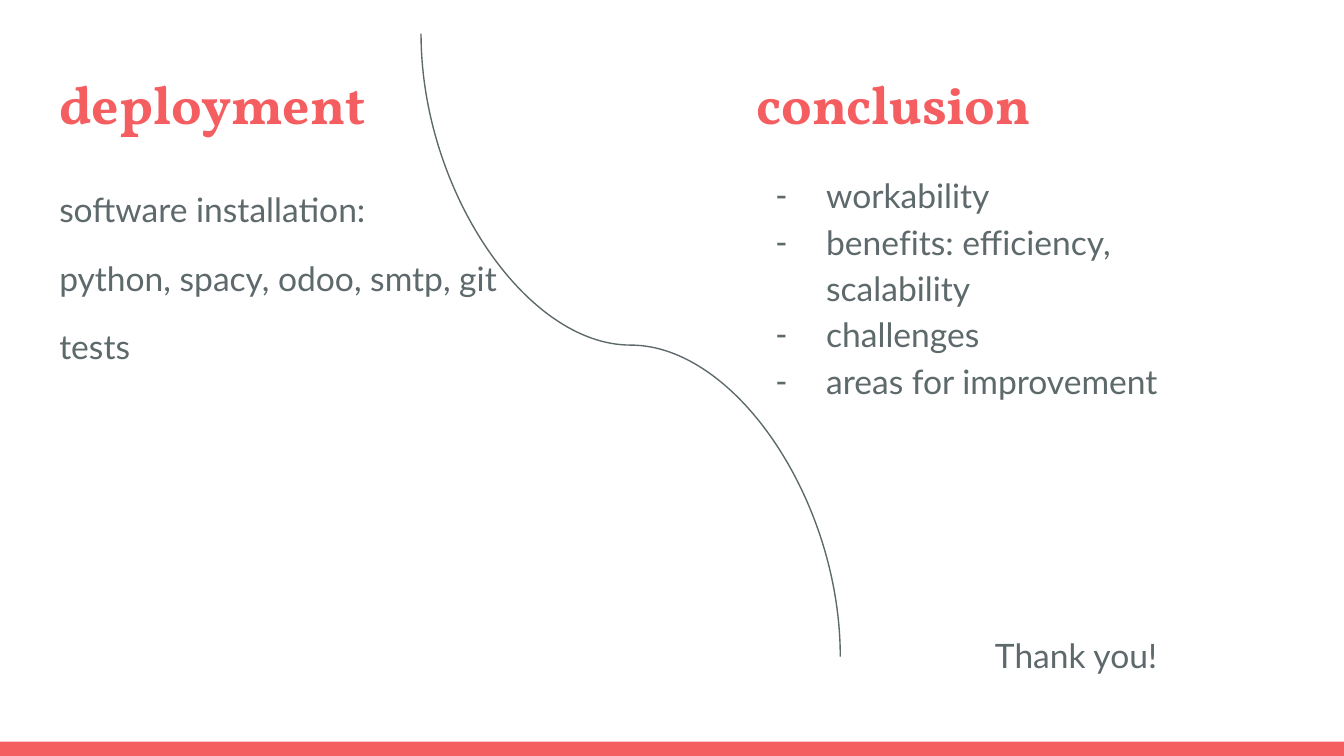
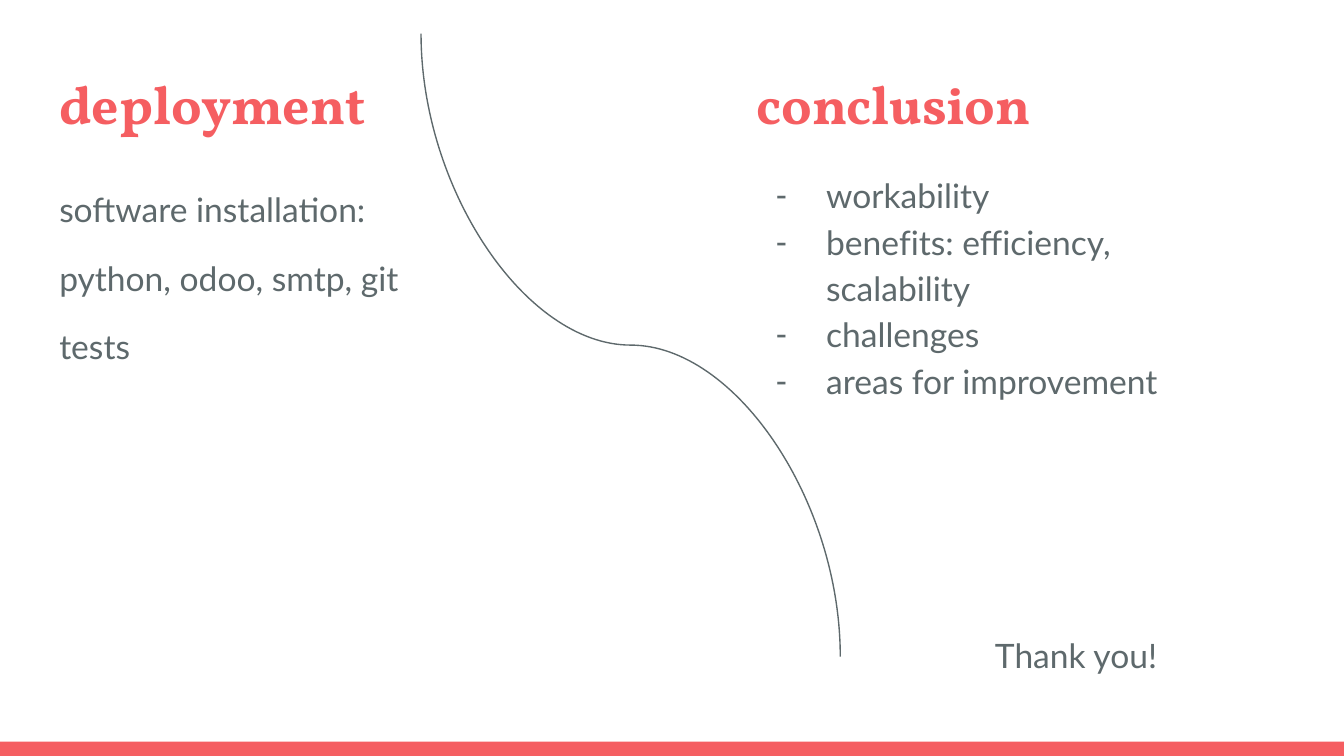
Before and after one commit to zeynepcaysar/SIE_integration_project, a slide deck: slide 7 of integration_project.pptx. Drawn at 1344x756 pixels with LibreOffice and Linux fonts; fonts in the diff are those of the drawing. Boxes give left, top, right and bottom in pixels: in the first picture for what was removed or moved away, otherwise in the second. Text is boxed around its words. In the diff, an @@ line names an element or a change of style, - is before the commit and + after.

```diff
--- a/integration_project.pptx
+++ b/integration_project.pptx
@@ text at bbox=[59, 266, 399, 297]: text changed @@
-python, spacy, odoo, smtp, git
+python, odoo, smtp, git
```
